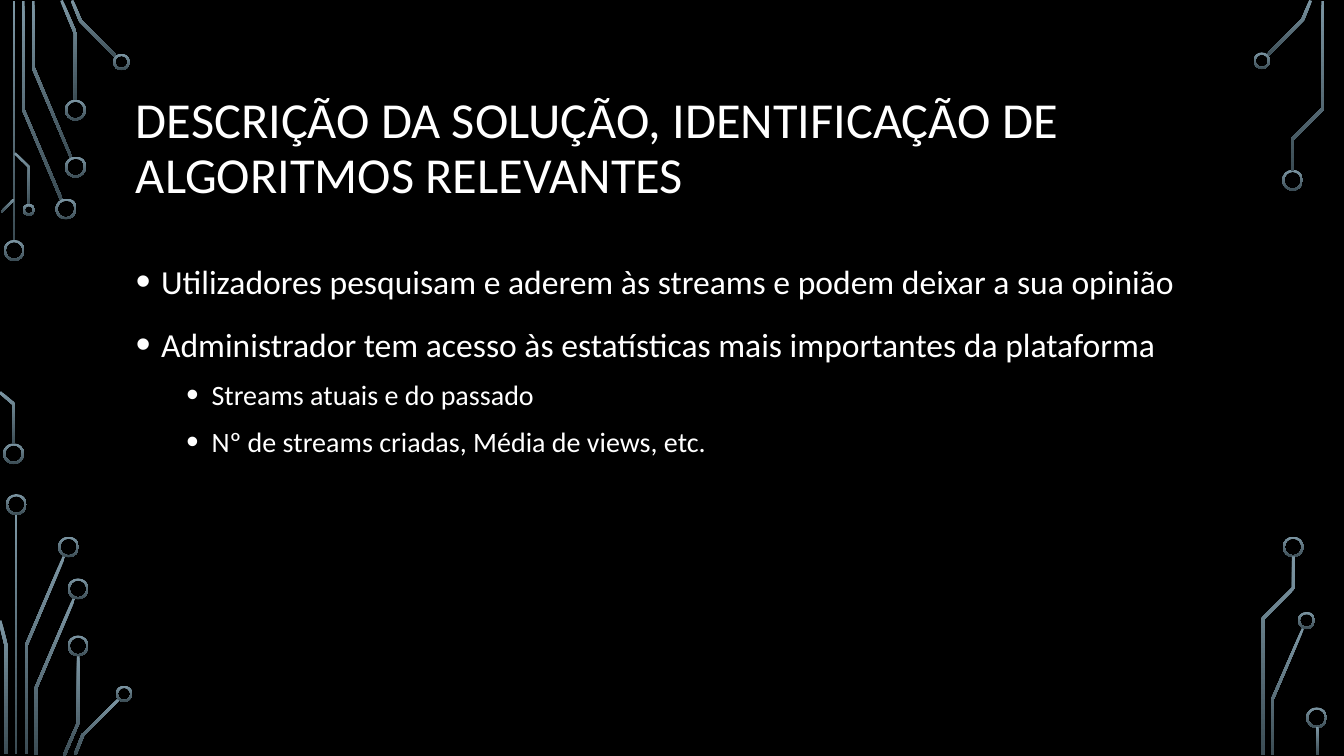
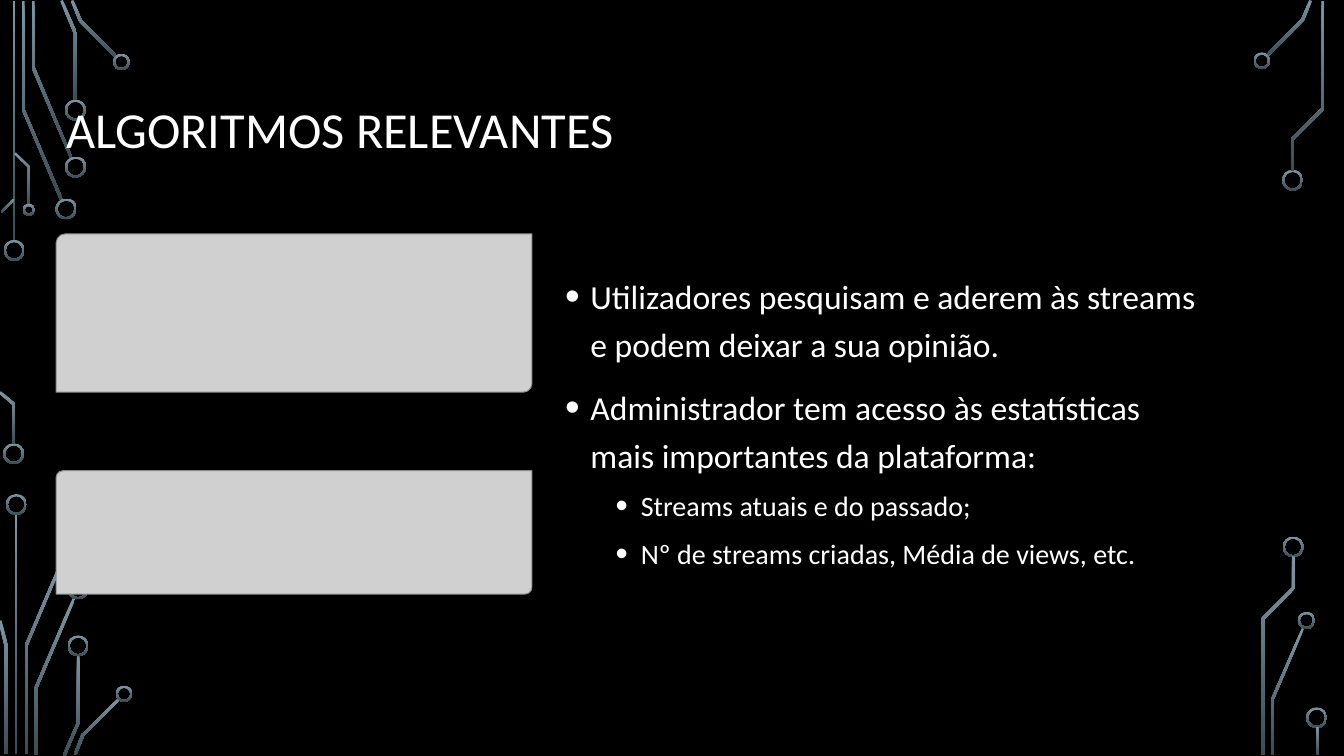
Before and after one commit to BrunoRosendo/StreamZ-AEDA-proj-, a slide deck: slide 5 of StreamZ.pptx. Drawn at 1344x756 pixels with LibreOffice and Linux fonts; fonts in the diff are those of the drawing; grey boxes stand for pictures; background and template pictures are left out. Boxes give left, top, right and bottom in pixels: in the first picture for what was removed or moved away, otherwise in the second. Text is boxed around its words. In the diff, an @@ line names an element or a change of style, - is before the commit and + after.

```diff
--- a/StreamZ.pptx
+++ b/StreamZ.pptx
@@ title at bbox=[66, 107, 613, 160]: text changed @@
-DESCRIÇÃO DA SOLUÇÃO, IDENTIFICAÇÃO DE ALGORITMOS RELEVANTES
+ALGORITMOS RELEVANTES
@@ picture added at bbox=[56, 234, 532, 392] @@
@@ text "Utilizadores pesquisam e aderem às ...": place and size @@
-text "Utilizadores pesquisam e aderem às ..." at bbox=[161, 270, 1174, 456]
+text "Utilizadores pesquisam e aderem às ..." at bbox=[590, 285, 1195, 568]
@@ text at bbox=[590, 285, 1195, 521]: text changed @@
-• Utilizadores pesquisam e aderem às streams e podem deixar a sua opinião
-• Administrador tem acesso às estatísticas mais importantes da plataforma
-  • Streams atuais e do passado
+• Utilizadores pesquisam e aderem às streams e podem deixar a sua opinião.
+• Administrador tem acesso às estatísticas mais importantes da plataforma:
+  • Streams atuais e do passado;
@@ picture added at bbox=[56, 471, 532, 594] @@
```
Also in this commit, not shown: 12 other slides changed, 3 slides added, 7 slides removed.
